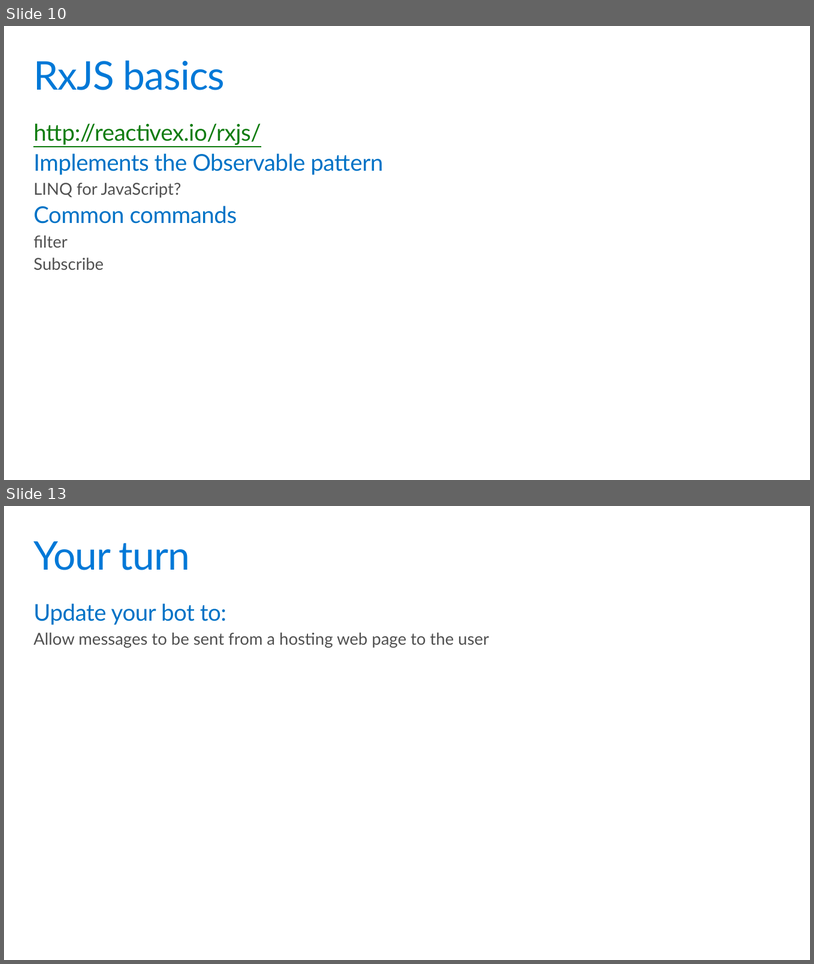
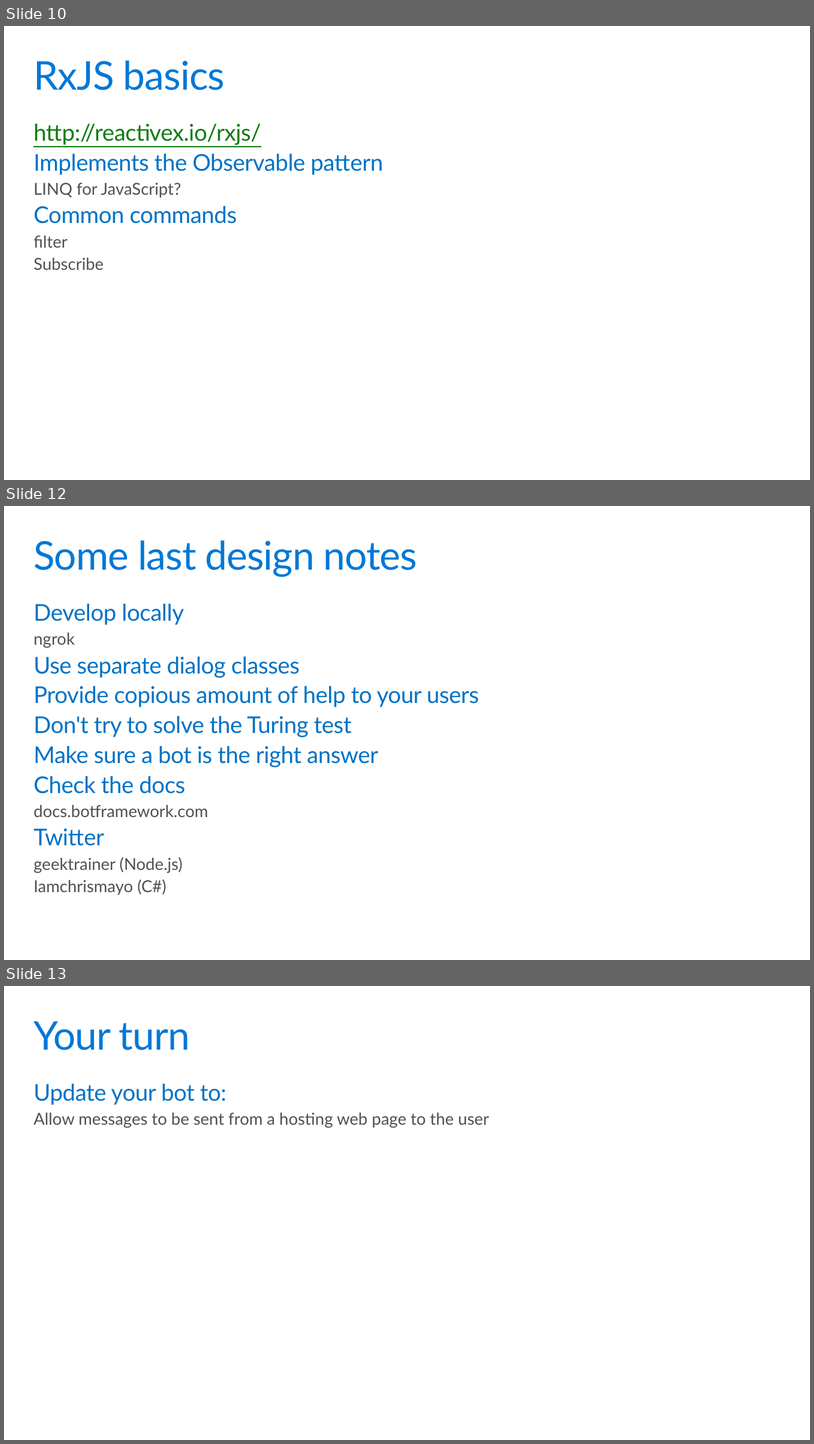
Before and after one commit to MissionMarsFourthHorizon/operation-max, a slide deck: Slides/8 - Backchannel.pptx. Shown one above the other, each under a label of ours: slides 10 and 13 before the commit, slides 10, 12 and 13 after it; the slides between them are not shown. The pictures are 814x964 and 814x1444 pixels, drawn with LibreOffice and Linux fonts; fonts in the diff are those of the drawing. Boxes give left, top, right and bottom in pixels: in the first picture for what was removed or moved away, otherwise in the second. Text is boxed around its words. In the diff, an @@ line names an element or a change of style, - is before the commit and + after.

Commit message:
Updated slides

```diff
--- a/Slides/8 - Backchannel.pptx
+++ b/Slides/8 - Backchannel.pptx
@@ slide 12 added at [4,506,810,960], background #FFFFFF @@
@@ title added at [33,540,417,577], 48 pt, text #0078D7 @@
+Some last design notes
@@ text added at [33,603,479,895], 28 pt, text #0072C6 @@
+Develop locally
+  ngrok
+Use separate dialog classes
+Provide copious amount of help to your users
+Don't try to solve the Turing test
+Make sure a bot is the right answer
+Check the docs
+  docs.botframework.com
+Twitter
+  geektrainer (Node.js)
+  Iamchrismayo (C#)
```
Also in this commit, not shown: 1 slide removed, 1 other file.
